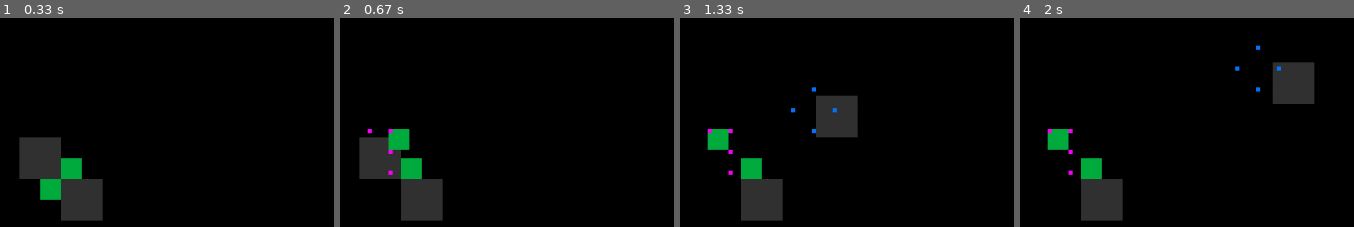
Above: before the commit, frames 1-4 (left to right).
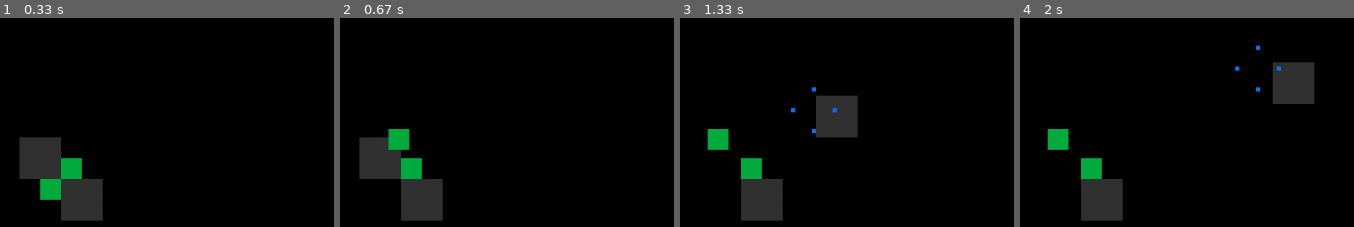
Above: after the commit, the same moments.

Repository: finnstamer/pygameInformatik
Game: pygame game, started from game.py
Same seed, same stepped clock (60 frames per second), same inputs: the game is played once before the commit and once after it.
Inputs:
- Up to frame 1 (0.33 s): no input
- Up to frame 2 (0.67 s): tap Esc at 0.33 s
- Up to frame 3 (1.33 s): hold Right 0.67-1.13 s; tap Space at 0.73, 1.03, 1.23 s; hold Up from 1.17 s (still down)
- Up to frame 4 (2 s): release Up at 1.47 s; hold Right 1.5-1.97 s; tap Space at 1.57, 1.87 s

Frame 1 is identical in both runs. In frame 2, 0.1% of the frame differs, in the area x 8-16%, y 53-76%; in frame 3, 0.1%; in frame 4, 0.1%.

Commit message:
Reconstruct on Routine & Action System
Routine now inherits Action; Univeral Usage possible

Diff:
--- a/Maps/Map1.py
+++ b/Maps/Map1.py
@@ -1,6 +1,5 @@
 from pygame import Vector2
 from base.core.Level.Level import Level
-from base.object.Group import Group
 from objects.wall import Wall
 
 
--- a/base/core/Dependencies/NodeVisualizer.py
+++ b/base/core/Dependencies/NodeVisualizer.py
@@ -1,11 +1,8 @@
 from typing import List
 
 from pygame import Vector2
-from base.core.Event.Event import Event
-from base.core.Event.Events import Events
 from base.core.Game import Game
 from base.object.GameObject import GameObject
-from base.object.Group import Group
 
 from base.object.KI.Node import Node
 
--- a/base/core/Level/Level.py
+++ b/base/core/Level/Level.py
@@ -1,7 +1,5 @@
 from typing import List
 from base.object.GameObject import GameObject
-from base.object.Group import Group
-
 
 class Level():
     def __init__(self, id: int, *objects: GameObject) -> None:
--- a/base/core/Level/MapBuilder.py
+++ b/base/core/Level/MapBuilder.py
@@ -26,7 +26,7 @@
     # Platziert ein Objekt neben ein Referenz-Objekt anhand ihrer sich "berührende" Ecken. Zahl entspricht Ecke im Uhrzeigersinn von oben links mit 0 beginnend
     # Beispiel: Will man ein Objekt exakt rechts neben ein ReferenzObjekt platzieren und sich die obere Rechte mit der oberen Linken berühren soll: nextTo(ref, obj, 1, 0)
     # margin(X/Y) ermöglicht noch einen zusätlichen Abstand
-    def nextTo(self, reference: GameObject, obj: GameObject, refC=1, objC=1, marginX: int = 0, marginY: int = 0):
+    def nextTo(self, reference: GameObject, obj: GameObject, refC=0, objC=0, marginX: int = 0, marginY: int = 0):
         refCorner = reference.cRect.corners[refC]
         objCorner = obj.cRect.corners[objC]
         diffX = objCorner.x - refCorner.x
@@ -41,9 +41,7 @@
         for obj in list(objs):
             clonedObj = Factory.clone(obj)
             diff = obj.pos.x - x if xAxis else obj.pos.y - y
-            print(diff)
             newPos = Vector2(x - diff - obj.width if xAxis else obj.pos.x, y - diff - obj.height if not xAxis else obj.pos.y)
-            print(obj.pos, newPos)
             clonedObj.updatePos(newPos)
             self.addObject(clonedObj)
         return self
--- a/base/object/KI/Action.py
+++ b/base/object/KI/Action.py
@@ -1,32 +1,34 @@
-from base.core.Event.Event import Event
-from base.core.Event.Events import Events
+class Action():
+    def __init__(self, state, endState) -> None:
+        self.state = state
+        self.endState = endState
+        self.progress = 0
 
-class Action():
-    def __init__(self, start=None, end=None) -> None:
-        self.startState = start
-        self.endState = end
-        self.state = 0 # 0: Stop; 1: Pending; 2: Finished
+    def onStart(self):
+        raise NotImplementedError(f"'onStart' Method on {self.__class__.__name__} not implemented.")
+
+    def onRun(self):
+        raise NotImplementedError(f"'_run' Method on {self.__class__.__name__} not implemented.")
+
+    def onStop(self):
+        raise NotImplementedError(f"'_stop' Method on {self.__class__.__name__} not implemented.")
+
+    def isFinished(self):
+        raise NotImplementedError(f"'isFinished' Method on {self.__class__.__name__} not implemented.")
 
     def start(self):
-        self.state = 1
-        Events.subscribe(self, "game.tick")
+        self.progress = 1
+        self.onStart()
         return self
 
+    def run(self):
+        if self.isFinished():
+            self.stop()
+            self.progress = 2
+            return
+        self.onRun()
+
     def stop(self):
-        Events.unsubscribe(self, "game.tick")
-        self.state = 0
-
-    # When run returns a false value
-    def run(self) -> bool:
-        raise NotImplementedError(f"Run method in {self.__class__.__name__} is missing.")
-
-    def isFinished(self) -> bool:
-        raise NotImplementedError(f"isFinished method in {self.__class__.__name__} is missing.")
-
-    def receiveEvent(self, event: Event):
-        if event.name == "game.tick" and self.state == 1:
-            if self.isFinished():
-                self.stop()
-                self.state = 2
-            else:
-                self.run()
+        self.progress = 0
+        self.onStop()
+        return self
--- /dev/null
+++ b/base/object/KI/Actions/MovementAction2.py
@@ -0,0 +1,34 @@
+from base.core.Event.Event import Event
+from base.core.Event.Events import Events
+from base.object.GameObject import GameObject
+from base.object.KI.Action import Action
+from pygame import Vector2
+
+class MovementAction2(Action):
+    def __init__(self, obj: GameObject, startState: Vector2, endState: Vector2) -> None:
+        super().__init__(startState, endState)
+        self.object = obj
+
+    def receiveEvent(self, event: Event):
+        self.run()
+
+    def onStart(self):
+        Events.subscribe(self, "game.tick")
+
+    def onRun(self):
+        xDiff = self.endState.x - self.object.pos.x
+        yDiff = self.endState.y - self.object.pos.y
+        xMovement = abs(xDiff) > abs(yDiff)
+
+        distance = xDiff if xMovement else yDiff
+        speed = distance
+        if abs(distance) > self.object.speed:
+            speed = self.object.speed * distance / abs(distance)
+        segmentPos = Vector2(self.object.pos.x + speed if xMovement else self.object.pos.x, self.object.pos.y + speed if not xMovement else self.object.pos.y)
+        self.object.updatePos(segmentPos)
+
+    def onStop(self):
+        Events.unsubscribe(self, "game.tick")
+
+    def isFinished(self):
+        return self.object.pos == self.endState
--- a/base/object/KI/Routine.py
+++ b/base/object/KI/Routine.py
@@ -1,32 +1,51 @@
 from typing import List
-from base.core.Event.Events import Events
-from base.object.GameObject import GameObject
+from base.object.KI.Action import Action
+from copy import deepcopy
 
-from base.object.KI.Action import Action
+class Routine(Action):
+    def __init__(self) -> None:
+        super().__init__(False, True)
+        self.actions: List[Action] = []
+        self.pendingAction = None
 
+    def onStart(self):
+        raise NotImplementedError(f"'onStart' Method on {self.__class__.__name__} not implemented.")
 
-class Routine():
-    def __init__(self, obj: GameObject) -> None:
-        self.object = obj
-        self.actions: List[Action] = []
-        self.pendingAction: Action = None
-        self.pending = False
+    def onStop(self):
+        raise NotImplementedError(f"'_stop' Method on {self.__class__.__name__} not implemented.")
+
+    def createActions(self):
+        raise NotImplementedError(f"'createActions' Method on {self.__class__.__name__} not implemented.")
+
+    def onRun(self):
+        if self.progress == 0 or self.progress == 2:
+            return
+        if self.isFinished():
+            self.progress = 2
+            return
+
+        if self.pendingAction is None:
+            self.pendingAction = self.actions[0]
+            return self.pendingAction.start()
+
+        if self.pendingAction.progress == 2:
+            self.actions.pop(0)
+            self.pendingAction = None
+
+    def isFinished(self):
+        return len(self.actions) == 0
+
+    def create(self, startState, endState):
+        self.stop()
+        self.startState = startState
+        self.endState = endState
+        self.createActions()
+        return self
 
     def setActions(self, actions: List[Action]):
+        self.actions = actions
         self.pendingAction = None
-        self.actions = actions
-        return self
 
-    def run(self):
-        self.pending = True
-        print(len(self.actions))
-        if self.pendingAction is None:
-            if len(self.actions) == 0:
-                self.pending = False
-                return
-            self.pendingAction = self.actions[0]
-            self.pendingAction.start()
-
-        if self.pendingAction.state == 2:
-            self.actions.pop(0)
-            self.pendingAction = None
+    def stopActions(self):
+        for a in self.actions:
+            a.stop()
--- /dev/null
+++ b/base/object/KI/Routines/MovementRoutine.py
@@ -0,0 +1,43 @@
+from base.core.Dependencies.NodeStorage import NodeStorage
+from base.core.Event.Event import Event
+from base.core.Event.Events import Events
+from base.object.GameObject import GameObject
+from base.object.KI.Actions.MovementAction2 import MovementAction2
+from base.object.KI.PathFinder import PathFinder
+from base.object.KI.Routine import Routine
+
+
+class MovementRoutine(Routine):
+    def __init__(self, obj: GameObject) -> None:
+        super().__init__()
+        self.object = obj
+        self.grid = NodeStorage.findGrid(obj)
+        self.target = None
+
+    def onStart(self):
+        Events.subscribe(self, "game.tick")
+
+    def onStop(self):
+        Events.unsubscribe(self, "game.tick")
+        self.stopActions()
+
+    def receiveEvent(self, event: Event):
+        self.run()
+
+    def createActions(self):
+        self.stopActions()
+        startNode = PathFinder.nearestNode(self.grid, self.object.pos)
+        endNode = PathFinder.nearestNode(self.grid, self.endState)
+        paths = PathFinder.find(startNode, endNode, 50)
+
+        if len(paths) == 0:
+            return
+        path = paths[0]
+
+        actions = []
+        for n in path:
+            if n.pos is None:
+                continue
+            lastPos = self.actions[-1].endState if len(self.actions) > 0 else self.object.pos
+            actions.append(MovementAction2(self.object, lastPos, n.pos))
+        self.setActions(actions)
--- a/base/object/KI/Routines/SimpleMovementRoutine.py
+++ /dev/null
@@ -1,54 +0,0 @@
-from pygame import Vector2
-from base.core.Dependencies.NodeStorage import NodeStorage
-from base.core.Dependencies.NodeVisualizer import NodeVisualizer
-from base.core.Event.Event import Event
-from base.core.Event.Events import Events
-from base.object.GameObject import GameObject
-from base.object.KI.Actions.MovementAction import MovementAction
-from base.object.KI.PathFinder import PathFinder
-from base.object.KI.Routine import Routine
-
-class SimpleMovementRoutine(Routine):
-    def __init__(self, obj: GameObject) -> None:
-        super().__init__(obj)
-        self.grid = NodeStorage.findGrid(obj)
-        self.target = None
-
-        self.gridVisualizer = NodeVisualizer(self.grid, color=(255, 255, 255))
-        self.pathVisualizer = NodeVisualizer([])
-
-    def createActions(self):
-        startNode = PathFinder.nearestNode(self.grid, self.object.pos)
-        endNode = PathFinder.nearestNode(self.grid, self.target)
-        paths = PathFinder.find(startNode, endNode, 50)
-
-        if len(paths) == 0:
-            return
-        path = paths[0]
-        self.pathVisualizer.setNodes(path).start()
-
-        actions = []
-        for n in path:
-            if n.pos is None:
-                continue
-            lastPos = self.actions[-1].endState if len(self.actions) > 0 else self.object.pos
-            actions.append(MovementAction(self.object, lastPos, n.pos))
-        self.stopActions()
-        self.setActions(actions)
-
-    def stop(self):
-        Events.unsubscribe(self, "game.tick")
-        return self
-
-    def start(self, target: Vector2):
-        self.target = target
-        self.createActions()
-        Events.subscribe(self, "game.tick")
-
-    def receiveEvent(self, event: Event):
-        if event.name == "game.tick":
-            self.run()
-
-    def stopActions(self):
-        for a in self.actions:
-            Events.unsubscribe(a, "game.tick")
--- a/levels.py
+++ b/levels.py
@@ -6,7 +6,7 @@
 from objects.player.Player import Player
 from objects.wall import Wall
 
-#### Vorgehensweise mit Beispiele:
+#### Vorgehensweise mit Beispielen:
 # 1. Erstelle einen MapBuilder und deine Objekte.
 #   mB = MapBuilder()
 #   wall = Wall(Vector2(x, y), 50, 50)
@@ -26,5 +26,4 @@
 
 mB.pointMirror(player.cRect.corners[2], player, ektoplasma)
 # mB.axisMirror(player.pos.x, -1, player, ektoplasma)
-print(Events.allSubscribedEvents(player))
 level1 = Level(1, *mB.objects)
--- a/objects/collectables/Ektoplasma.py
+++ b/objects/collectables/Ektoplasma.py
@@ -3,7 +3,6 @@
 from base.core.Event.Events import Events
 from base.object.Factory.Factory import Factory
 from base.object.GameObject import GameObject
-from base.object.KI.Routines.SimpleMovementRoutine import SimpleMovementRoutine
 from base.object.MovableObject import MovableObject
 
 class Ektoplasma(MovableObject):
--- a/objects/player/Player.py
+++ b/objects/player/Player.py
@@ -6,9 +6,8 @@
 from base.core.Event.Events import Events
 from base.core.Game import Game
 from base.object.Factory.Factory import Factory
-from base.object.Group import Group
 from base.object.KI.PathFinder import PathFinder
-from base.object.KI.Routines.SimpleMovementRoutine import SimpleMovementRoutine
+from base.object.KI.Routines.MovementRoutine import MovementRoutine
 from base.object.MovableObject import MovableObject
 
 class Player(MovableObject):
@@ -36,7 +35,7 @@
 
     def receiveEvent(self, event: Event):
         if event.name == "game.start":
-            self.routine = SimpleMovementRoutine(Factory.get("ekto1"))
+            self.routine = MovementRoutine(Factory.get("ekto1"))
 
         if event.name == "game.tick":
             keys = Controls.keys
@@ -45,7 +44,7 @@
             self.oldMovement()
 
             if keys["escape"]:
-                self.routine.stop().start(self.pos)
+                self.routine.create(Factory.get("ekto1").pos, self.pos).start()
 
             if keys["space"]:
                 root = PathFinder.nearestNode(self.routine.grid, self.pos)
